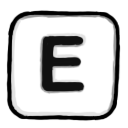
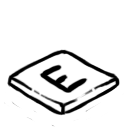
Layered file, before and after one edit (128x128). Changes by layer:
added layer "04" above "03" over [4, 48, 121, 127]
added group "filler" with 4 layers above "Tempalte recatnagle copy" over [5, 33, 121, 113]
added layer "Layer 8 copy 3" in group "filler" over [5, 33, 121, 113]
moved "Layer 5" into group "V0" over [41, 35, 86, 92]
moved "Layer 6" into group "V0" over [8, 15, 110, 121]
moved "Layer 1" into group "V0" over [5, 10, 121, 122]
moved "Layer 4" into group "V0" over [19, 12, 120, 115]
moved "Layer 3" into group "V0" over [8, 17, 116, 118]
moved "Layer 2" into group "V0" over [8, 11, 121, 122]
